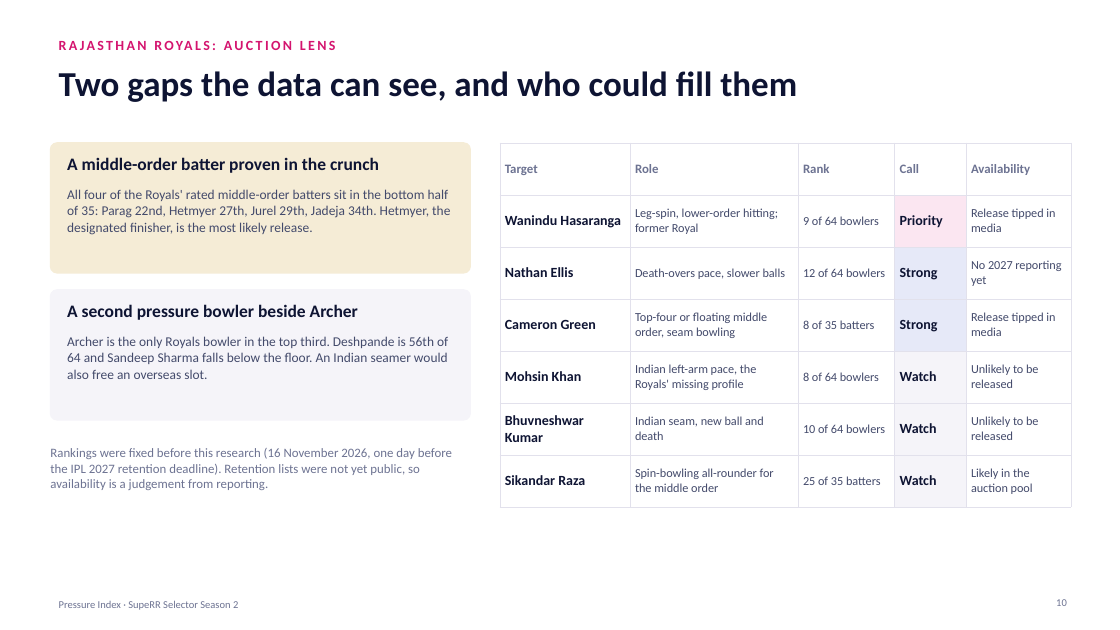
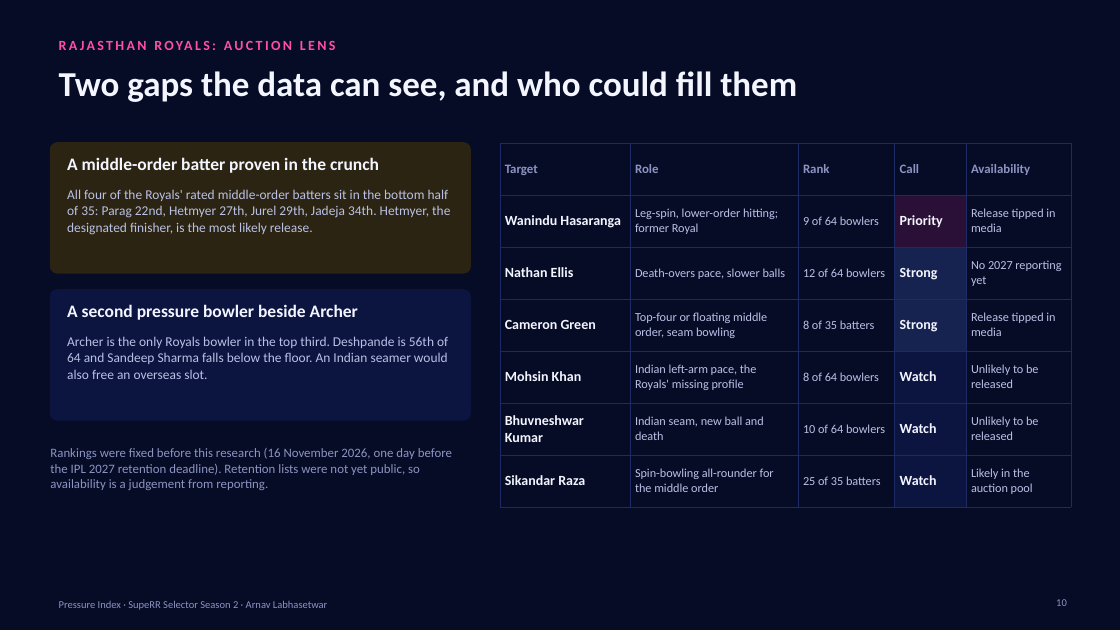
Before and after one commit to ArnavLabh/SupeRR-Selector-Hackathon-Season-2, a slide deck: slide 10 of reports/Pressure_Index_Executive_Deck.pptx. Drawn at 1120x630 pixels with LibreOffice and Linux fonts; fonts in the diff are those of the drawing; background and template pictures are left out. Boxes give left, top, right and bottom in pixels: in the first picture for what was removed or moved away, otherwise in the second. Text is boxed around its words. In the diff, an @@ line names an element or a change of style, - is before the commit and + after.

```diff
--- a/reports/Pressure_Index_Executive_Deck.pptx
+++ b/reports/Pressure_Index_Executive_Deck.pptx
@@ background #FFFFFF to #060B26 @@
@@ text "RAJASTHAN ROYALS: AUCTION LENS" at (x1=50, y1=32, x2=891, y2=59): text colour #D4146F to #FF4FA6 @@
@@ rounded rectangle at (x1=50, y1=143, x2=471, y2=273): fill #F5ECD6 to #2B2412; outline #F5ECD6 1 pt to #2B2412 1 pt @@
@@ table at (x1=500, y1=143, x2=1071, y2=498) @@
@@ fill #FBE6F1 to #2A1036 in row 2, column 4 @@
@@ fill #E6E9F8 to #16224F in 2 cells @@
@@ fill #F5F4F9 to #0C1440 in 3 cells @@
@@ text colour #6D7392 to #8C94C2 in "Target", "Role", "Rank", "Call" and 1 more places @@
@@ text colour #0E1433 to #F3F5FF in "Wanindu Hasaranga", "Priority", "Nathan Ellis", "Strong" and 8 more places @@
@@ text colour #434A6B to #BAC1E6 in "Leg-spin, lower-order hitting; former Royal", "9 of 64 bowlers", "Release tipped in media", "Death-overs pace, slower balls" and 14 more places @@
@@ borders changed @@
@@ text "All four of the Royals' ..." at (x1=67, y1=189, x2=450, y2=235): text colour #434A6B to #BAC1E6 @@
@@ rounded rectangle at (x1=50, y1=290, x2=471, y2=420): fill #F5F4F9 to #0C1440; outline #F5F4F9 1 pt to #0C1440 1 pt @@
@@ text colour #0E1433 to #F3F5FF in 3 elements at (x1=59, y1=71, x2=797, y2=102), (x1=67, y1=157, x2=379, y2=173), (x1=67, y1=304, x2=358, y2=320) @@
@@ text "Archer is the only Royals ..." at (x1=67, y1=336, x2=448, y2=379): text colour #434A6B to #BAC1E6 @@
@@ text "Rankings were fixed before this ..." at (x1=50, y1=448, x2=452, y2=490): text colour #6D7392 to #8C94C2 @@
@@ page number at (x1=1056, y1=599, x2=1067, y2=606): text colour #6D7392 to #8C94C2 @@
@@ text at (x1=59, y1=601, x2=327, y2=610): text changed; text colour #6D7392 to #8C94C2 @@
-Pressure Index · SupeRR Selector Season 2
+Pressure Index · SupeRR Selector Season 2 · Arnav Labhasetwar
```
Also in this commit, not shown: 10 other slides changed, 39 other files.
